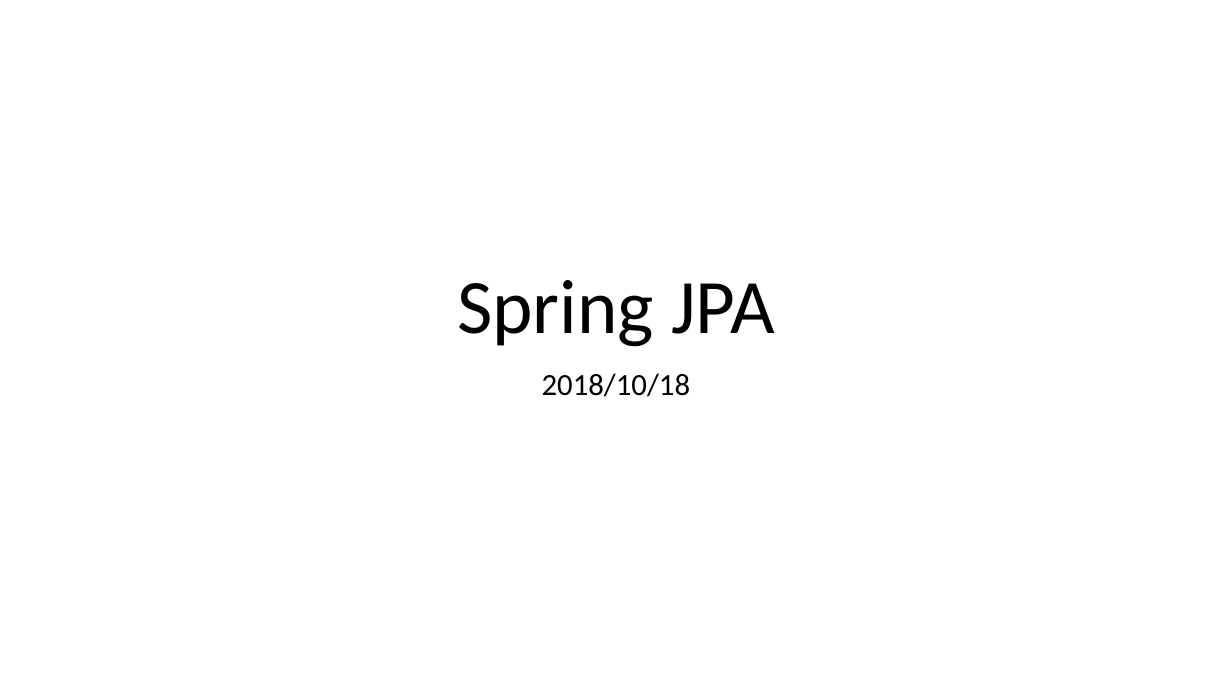
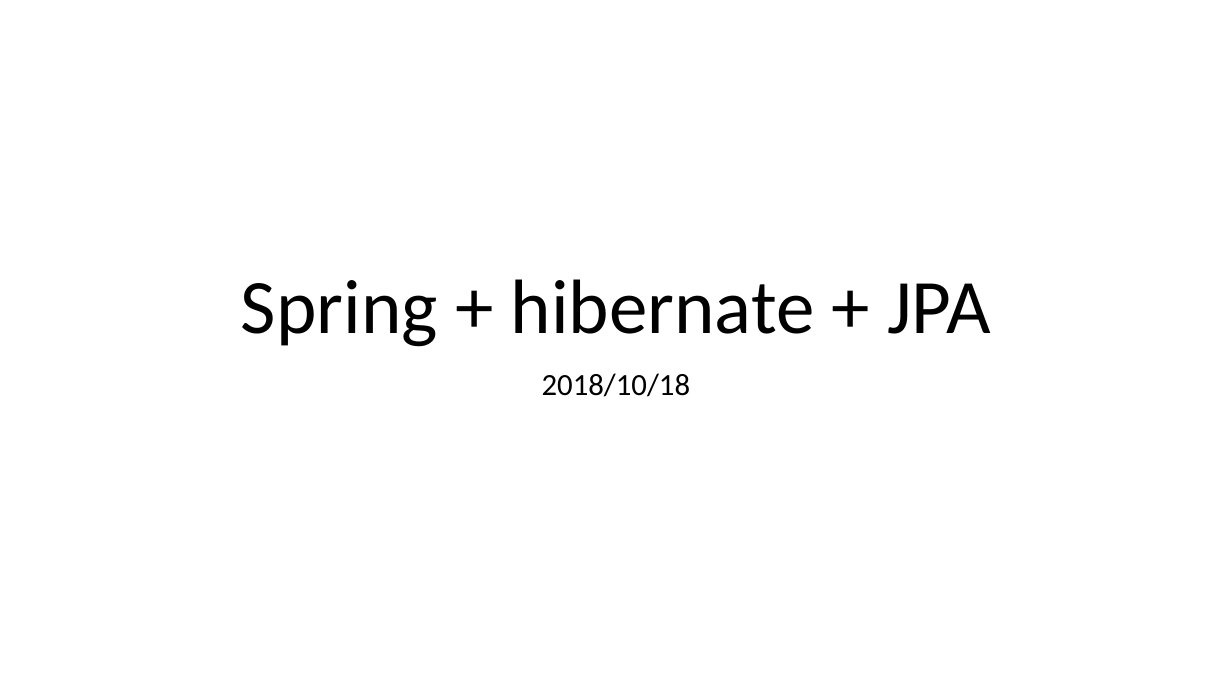
Before and after one commit to lawren43/mytest-repo, a slide deck: slide 1 of test-springmvc/doc/20181018-Spring JPA.pptx. Drawn at 1232x693 pixels with LibreOffice and Linux fonts; fonts in the diff are those of the drawing. Boxes give left, top, right and bottom in pixels: in the first picture for what was removed or moved away, otherwise in the second. Text is boxed around its words. In the diff, an @@ line names an element or a change of style, - is before the commit and + after.

```diff
--- a/test-springmvc/doc/20181018-Spring JPA.pptx
+++ b/test-springmvc/doc/20181018-Spring JPA.pptx
@@ title at (x1=241, y1=279, x2=990, y2=347): text changed @@
-Spring JPA
+Spring + hibernate + JPA
```
Also in this commit, not shown: 3 other slides changed, 39 slides added, 13 other files.
